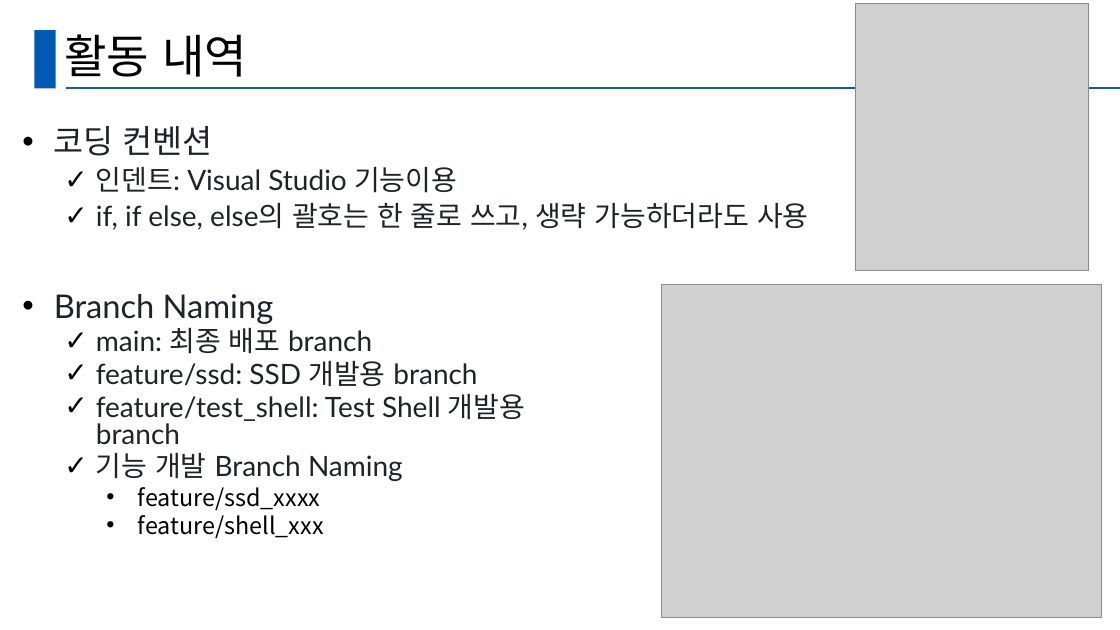
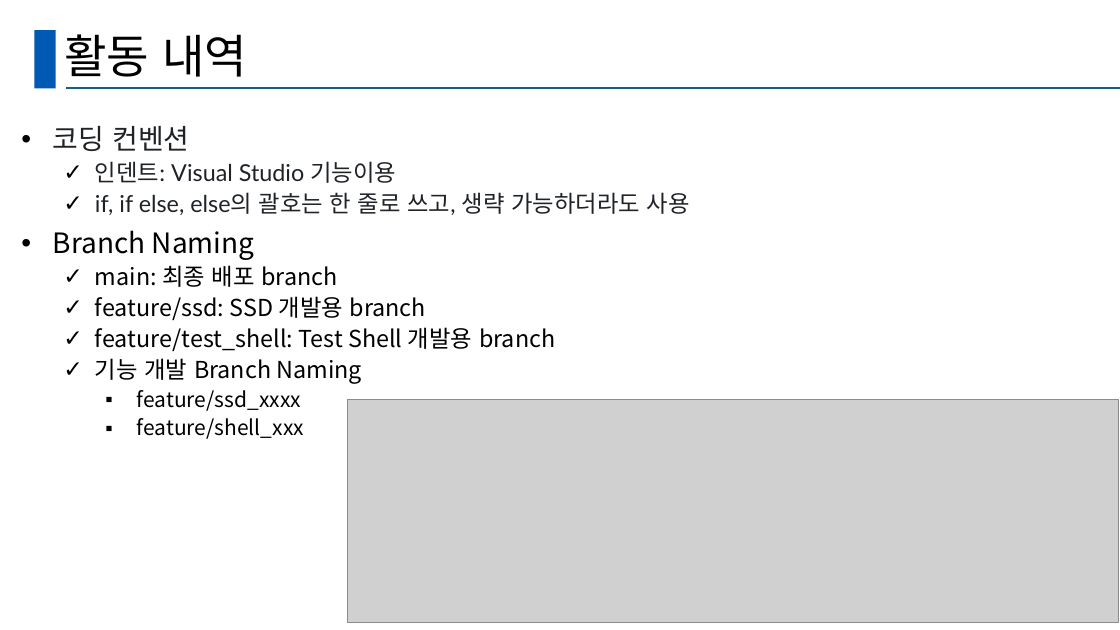
Before and after one commit to hy-ra-na/presentation_Americano, a slide deck: slide 5 of 발표양식.pptx (slide 4 before the commit). Drawn at 1120x630 pixels with LibreOffice and Linux fonts; fonts in the diff are those of the drawing; grey boxes stand for pictures. Boxes give left, top, right and bottom in pixels: in the first picture for what was removed or moved away, otherwise in the second. Text is boxed around its words. In the diff, an @@ line names an element or a change of style, - is before the commit and + after.

Commit message:
latest

```diff
--- a/발표양식.pptx
+++ b/발표양식.pptx
@@ picture removed at bbox=[855, 3, 1088, 271] @@
@@ text at bbox=[53, 126, 690, 215]: size 28 to 24 pt in "코딩 컨벤션"; size 24 to 20 pt in "인덴트: Visual Studio 기능이용", "if, if else, else의 괄호는 한 줄로 ..." @@
@@ text at bbox=[53, 230, 555, 439]: paragraphs added @@
+• Branch Naming
+  ✓ main: 최종 배포 branch
+  ✓ feature/ssd: SSD 개발용 branch
+  ✓ feature/test_shell: Test Shell 개발용 branch
+  ✓ 기능 개발 Branch Naming
+    ▪ feature/ssd_xxxx
+    ▪ feature/shell_xxx
@@ text removed at bbox=[54, 294, 525, 538] @@
-• Branch Naming
-  ✓ main: 최종 배포 branch
-  ✓ feature/ssd: SSD 개발용 branch
-  ✓ feature/test_shell: Test Shell 개발용 branch
-  ✓ 기능 개발 Branch Naming
-    • feature/ssd_xxxx
-    • feature/shell_xxx
@@ picture removed at bbox=[661, 285, 1102, 618] @@
@@ picture added at bbox=[347, 399, 1118, 623] @@
```
Also in this commit, not shown: 2 other slides changed, 1 slide added.
